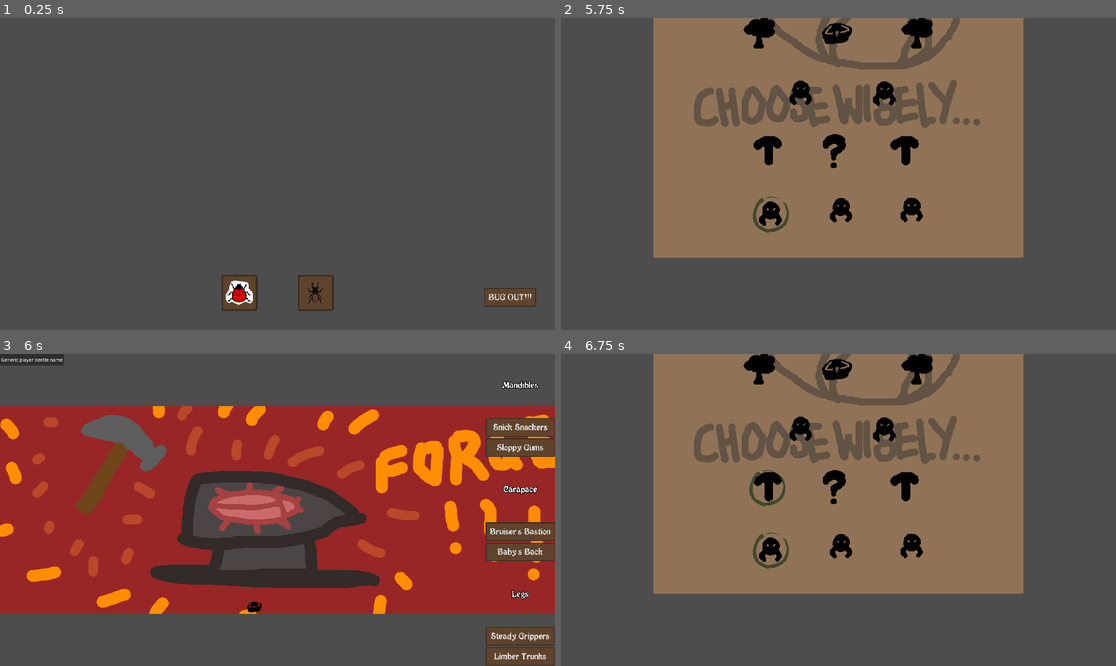
Above: before the commit, frames 1-4 (two rows, left to right).
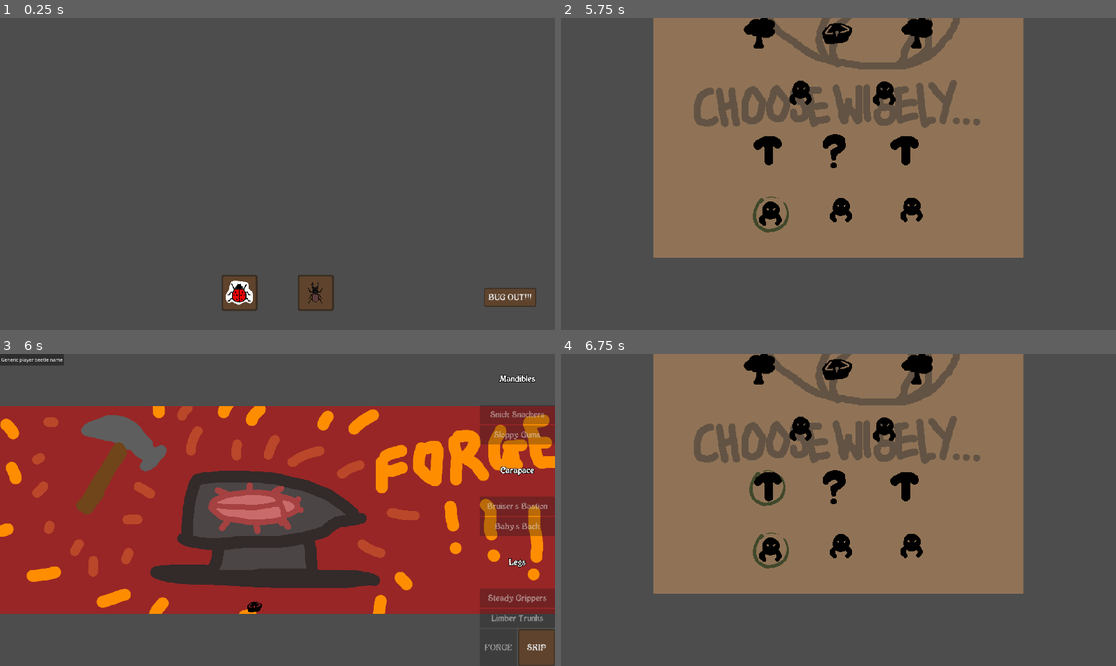
Above: after the commit, the same moments.

Repository: YewChian/BeetleArena
Game: Godot game, scene res://StartRunScene.tscn
Two runs of this game, one before a commit and one after it. Both use one fixed random seed, a clock stepped at 60 frames per second and the inputs below.
Inputs (mouse positions are in pixels of both pictures, inside the frame that each line leads up to):
- Up to frame 1 (0.25 s): no input
- Up to frame 2 (5.75 s): click (799, 292) at 0.5 s; click (877, 292) at 1.25 s; click "BUG OUT!!!" at 2 s; click (771, 214) at 2.75 s; click (1016, 255) at 3.5 s; click (844, 211) at 4.25 s; click (910, 208) at 5 s
- Up to frame 3 (6 s): click (205, 488) at 5.75 s
- Up to frame 4 (6.75 s): click (816, 606) at 6.5 s

Frames 1-2 are identical in both runs. In frame 3, 7.3% of the frame differs, in the area x 86-100%, y 6-100%; in frame 4, nothing differs.
Error in both runs: Invalid call. Nonexistent function 'instantiate' in base 'Nil'. (res://Singletons/Inventory.gd:18)

Commit message:
probably impt stuff

Diff:
--- a/Events/Arena.gd
+++ b/Events/Arena.gd
@@ -72,7 +72,9 @@
 	for nickname in enemy_inventory:
 		new_beetle = Inventory.assemble_beetle(nickname, enemy_inventory[nickname])
 		add_child(new_beetle)
-		new_beetle.global_position = Vector2(-1280, 0)
+		new_beetle.global_position = Vector2(640, 0)
+		new_beetle.direction = Vector2(1,0)
+		new_beetle.rotation_degrees = 90
 		new_beetle.team = 1
 		var healthbar_container = $UI/HealthbarVBox.get_child(i)
 		healthbar_container.beetle =  new_beetle
--- /dev/null
+++ b/Events/BeetlePartListElement.gd
@@ -0,0 +1,10 @@
+extends Button
+
+var part: Resource
+@onready var forge_event_node = get_tree().current_scene
+
+func _process(delta: float) -> void:
+	if forge_event_node.main_beetle == null and disabled == false:
+		set_deferred("disabled", true)
+	elif forge_event_node.main_beetle != null and disabled == true:
+		set_deferred("disabled", false)
--- /dev/null
+++ b/Events/BeetlePartListElement.tscn
@@ -0,0 +1,8 @@
+[gd_scene load_steps=2 format=3 uid="uid://cfpoy6wo21s6p"]
+
+[ext_resource type="Script" path="res://Events/BeetlePartListElement.gd" id="1_5nxyw"]
+
+[node name="BeetlePartListElement" type="Button"]
+offset_right = 8.0
+offset_bottom = 8.0
+script = ExtResource("1_5nxyw")
--- /dev/null
+++ b/Events/ConfirmForgeButton.gd
@@ -0,0 +1,9 @@
+extends Button
+
+@onready var forge_event_node = get_tree().current_scene
+
+# Called every frame. 'delta' is the elapsed time since the previous frame.
+func _process(delta: float) -> void:
+	if forge_event_node.selected_part_button != null and disabled == true:
+		print("in the right branch")
+		set_deferred("disabled", false)
--- a/Events/ForgeEvent.gd
+++ b/Events/ForgeEvent.gd
@@ -3,9 +3,13 @@
 @onready var beetle_list: Object = %BeetleList
 var beetle_list_element_resource: Resource = preload("res://Events/BeetleListElement.tscn")
 var main_beetle: Object
+var temp_beetle_info: Dictionary = {}
+var selected_part_button: Object = null
 
 # Called when the node enters the scene tree for the first time.
 func _ready() -> void:
+	%AcceptDialog.add_cancel_button("cancel bro")
+
 	for beetle_name in Inventory.beetles:
 		var new_element = beetle_list_element_resource.instantiate()
 		new_element.get_node("Name").pressed.connect(_on_element_pressed.bind(new_element))
@@ -28,14 +32,54 @@
 
 
 func create_right_bar_element(parent_box: Object, part: Resource):
-	var new_element = Button.new()
+	var new_element = load("res://Events/BeetlePartListElement.tscn").instantiate()
+	new_element.part = part
 	var temp_part = part.instantiate()
+	new_element.pressed.connect(_on_part_button_pressed.bind(new_element))
 	add_child(temp_part)
 	temp_part.visible = false
 	parent_box.add_child(new_element)
 	new_element.text = temp_part.part_name
+	temp_part.queue_free()
 
-	temp_part.queue_free()
+
+func _on_part_button_pressed(element):
+	selected_part_button = element
+	var main_beetle_info = Inventory.beetles[main_beetle.nickname].duplicate(true)
+	var temp_part = element.part.instantiate()
+	add_child(temp_part)
+	temp_part.visible = false
+
+	assert(len(temp_part.get_groups()) == 1)	# beetle parts should only be part of one group each (e.g. part of the mandible groups)
+	match temp_part.get_groups()[0]:
+		"Mandible":
+			main_beetle_info["mandibles"] = element.part
+		"Carapace":
+			main_beetle_info["carapace"] = element.part
+		"Legs":
+			main_beetle_info["left_leg"] = element.part
+			var temp_leg = element.part.instantiate()
+			main_beetle_info["right_leg"] = temp_part.right_leg
+			temp_leg.queue_free()
+		"_":
+			printerr("part button in forge event is unable to find group of selected part")
+
+
+	temp_beetle_info = main_beetle_info
+
+	var new_beetle = Inventory.assemble_beetle(main_beetle.nickname, temp_beetle_info)
+	var old_position = main_beetle.global_position
+	var old_direction = main_beetle.direction
+	var old_rotation = main_beetle.rotation
+	main_beetle.queue_free()
+	main_beetle = new_beetle
+	main_beetle.team = 0
+	add_child(main_beetle)
+	main_beetle.global_position = old_position
+	main_beetle.direction = old_direction
+	main_beetle.rotation = old_rotation
+	main_beetle.scale = Vector2(0.1, 0.1)
+
 
 func _on_element_pressed(element):
 	if main_beetle != null:
@@ -46,3 +90,17 @@
 	add_child(main_beetle)
 	main_beetle.global_position = Vector2(0,0)
 	main_beetle.scale = Vector2(0.1, 0.1)
+
+
+func _on_forge_pressed() -> void:
+	%AcceptDialog.visible = true
+	var temp_part = selected_part_button.part.instantiate()
+	add_child(temp_part)
+	temp_part.visible = false
+	%AcceptDialog.dialog_text = "You sure you wanna forge " + main_beetle.nickname + " with " + temp_part.part_name + "?"
+	temp_part.queue_free()
+
+
+func _on_accept_dialog_confirmed() -> void:
+	Inventory.beetles[main_beetle.nickname] = temp_beetle_info
+	get_tree().change_scene_to_file("res://Map.tscn")
--- a/Events/forge_event.tscn
+++ b/Events/forge_event.tscn
@@ -1,9 +1,10 @@
-[gd_scene load_steps=5 format=3 uid="uid://vlpllpiftwd6"]
+[gd_scene load_steps=6 format=3 uid="uid://vlpllpiftwd6"]
 
 [ext_resource type="Script" path="res://Events/ForgeEvent.gd" id="1_81scc"]
 [ext_resource type="Texture2D" uid="uid://d1nay2emdu4m5" path="res://Assets/Backgrounds/FORGE.png" id="1_dcup2"]
 [ext_resource type="PackedScene" uid="uid://b7p4xbu3c7hra" path="res://Events/returntomain.tscn" id="2_tu8uh"]
 [ext_resource type="Theme" uid="uid://b66cxik023bhq" path="res://WoodenTheme.tres" id="3_lus45"]
+[ext_resource type="Script" path="res://Events/ConfirmForgeButton.gd" id="4_y75av"]
 
 [node name="ForgeEvent" type="Node2D"]
 script = ExtResource("1_81scc")
@@ -75,6 +76,29 @@
 horizontal_alignment = 1
 vertical_alignment = 1
 
+[node name="ForgeOrSkip" type="HBoxContainer" parent="CanvasLayer/RightBar"]
+layout_mode = 2
+
+[node name="Forge" type="Button" parent="CanvasLayer/RightBar/ForgeOrSkip"]
+custom_minimum_size = Vector2(128, 128)
+layout_mode = 2
+size_flags_horizontal = 3
+disabled = true
+text = "FORGE"
+script = ExtResource("4_y75av")
+
+[node name="Skip" type="Button" parent="CanvasLayer/RightBar/ForgeOrSkip"]
+custom_minimum_size = Vector2(128, 128)
+layout_mode = 2
+size_flags_horizontal = 3
+text = "SKIP"
+
+[node name="AcceptDialog" type="AcceptDialog" parent="CanvasLayer"]
+unique_name_in_owner = true
+initial_position = 1
+size = Vector2i(143, 100)
+dialog_text = "are you sure tho"
+
 [node name="Anvil" type="StaticBody2D" parent="." groups=["Wall"]]
 z_index = -1
 z_as_relative = false
@@ -85,3 +109,6 @@
 
 [node name="Sprite2D" type="Sprite2D" parent="Anvil"]
 texture = ExtResource("1_dcup2")
+
+[connection signal="pressed" from="CanvasLayer/RightBar/ForgeOrSkip/Forge" to="." method="_on_forge_pressed"]
+[connection signal="confirmed" from="CanvasLayer/AcceptDialog" to="." method="_on_accept_dialog_confirmed"]
--- a/Legs/LadybugLegs/LadybugLeftLeg.gd
+++ b/Legs/LadybugLegs/LadybugLeftLeg.gd
@@ -4,3 +4,4 @@
 	part_name = "Steady Grippers"
 	base_spd = 2
 	aggro_spd = 3
+	right_leg = load("res://Legs/LadybugLegs/LadybugRightLeg.tscn")
--- a/Legs/LeftLeg.gd
+++ b/Legs/LeftLeg.gd
@@ -4,6 +4,7 @@
 var base_spd
 var aggro_spd
 var part_name
+var right_leg: Resource
 
 func _ready():
 	initialise_stats()
--- a/Legs/StagBeetleLegs/StagBeetleLeftLeg.gd
+++ b/Legs/StagBeetleLegs/StagBeetleLeftLeg.gd
@@ -4,3 +4,4 @@
 	part_name = "Limber Trunks"
 	base_spd = 1
 	aggro_spd = 20
+	right_leg = load("res://Legs/StagBeetleLegs/StagBeetleRightLeg.tscn")
